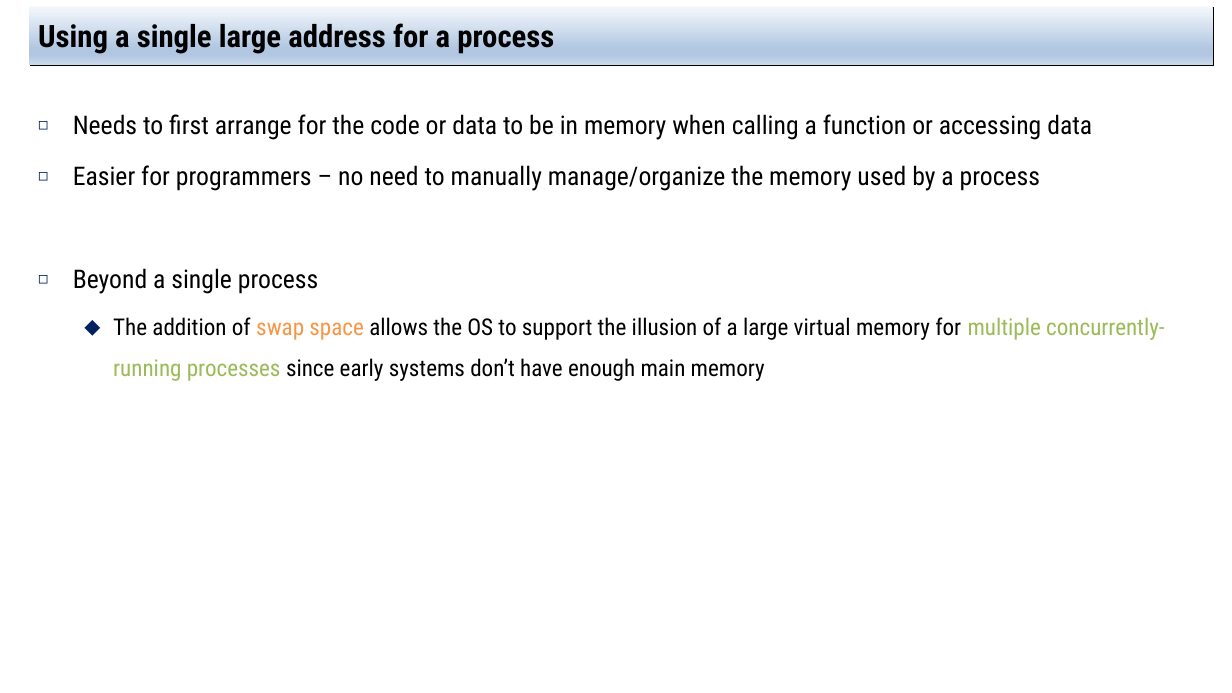
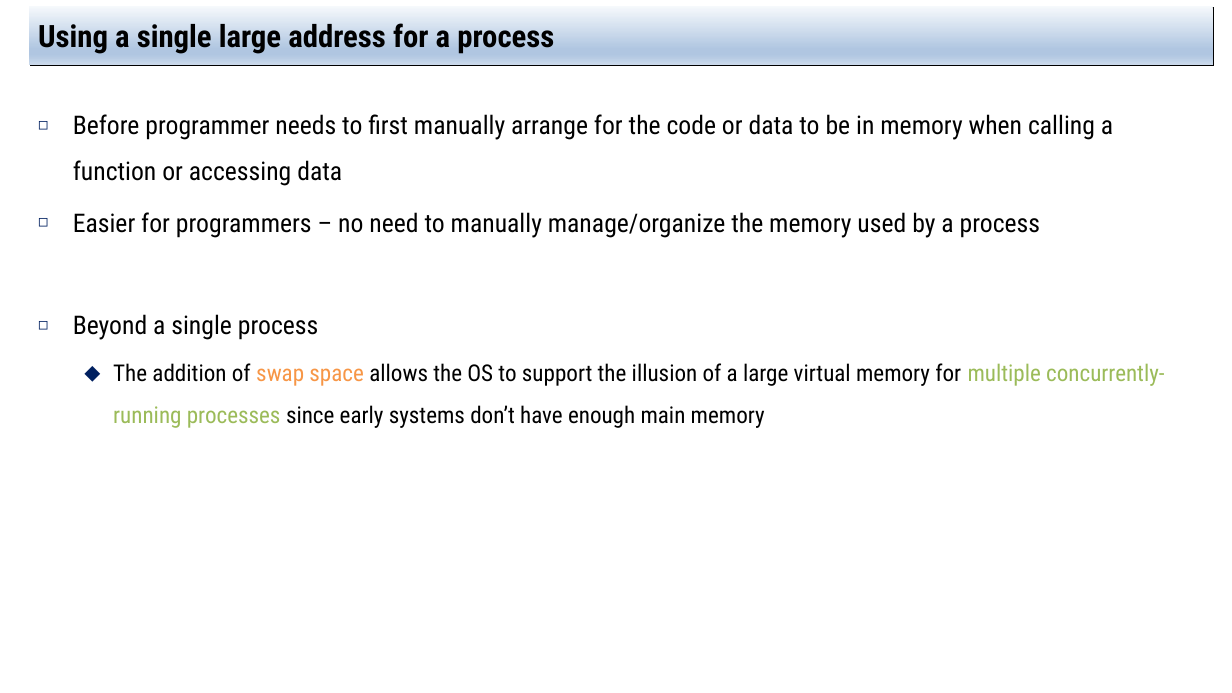
Before and after one commit to jachermocilla/extra-course-materials, a slide deck: slide 6 of cmsc125/ostep/slides/01.Virtualization/21.Swapping_Mechanism.pptx. Drawn at 1232x693 pixels with LibreOffice and Linux fonts; fonts in the diff are those of the drawing. Boxes give left, top, right and bottom in pixels: in the first picture for what was removed or moved away, otherwise in the second. Text is boxed around its words. In the diff, an @@ line names an element or a change of style, - is before the commit and + after.

```diff
--- a/cmsc125/ostep/slides/01.Virtualization/21.Swapping_Mechanism.pptx
+++ b/cmsc125/ostep/slides/01.Virtualization/21.Swapping_Mechanism.pptx
@@ text at bbox=[73, 114, 1113, 186]: text changed @@
-◻ Needs to first arrange for the code or data to be in memory when calling a function or accessing data
+◻ Before programmer needs to first manually arrange for the code or data to be in memory when calling a function or accessing data
```
Also in this commit, not shown: 1 other slide changed, 3 other files.
